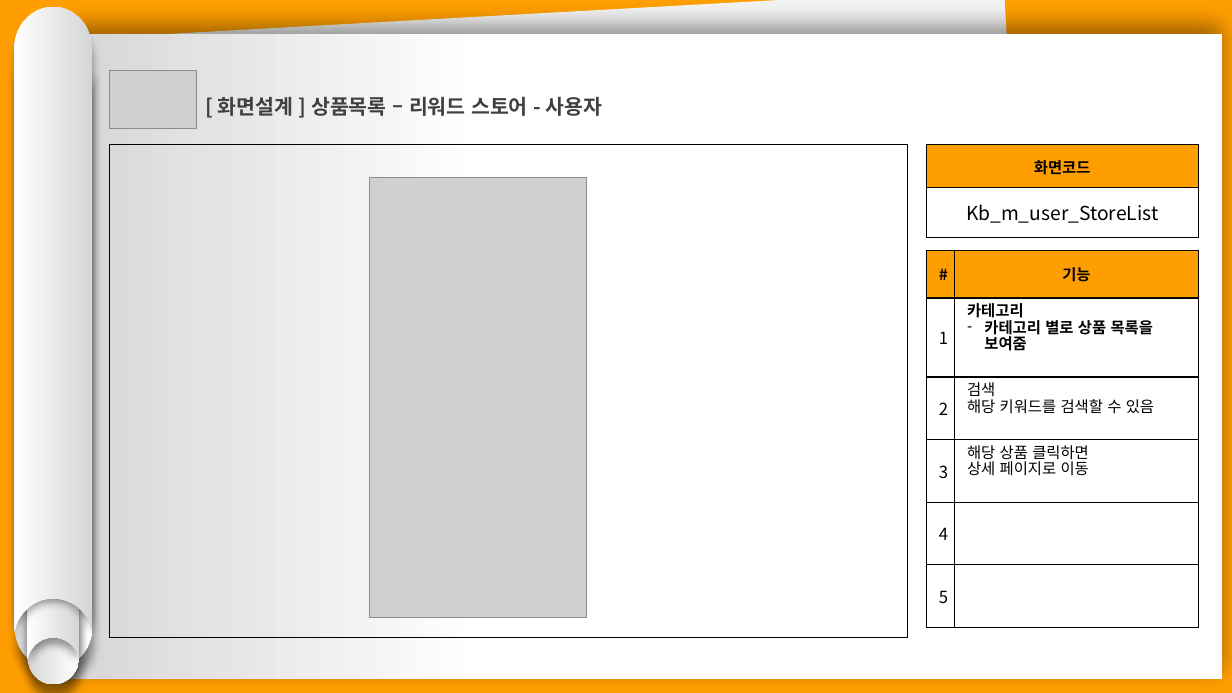
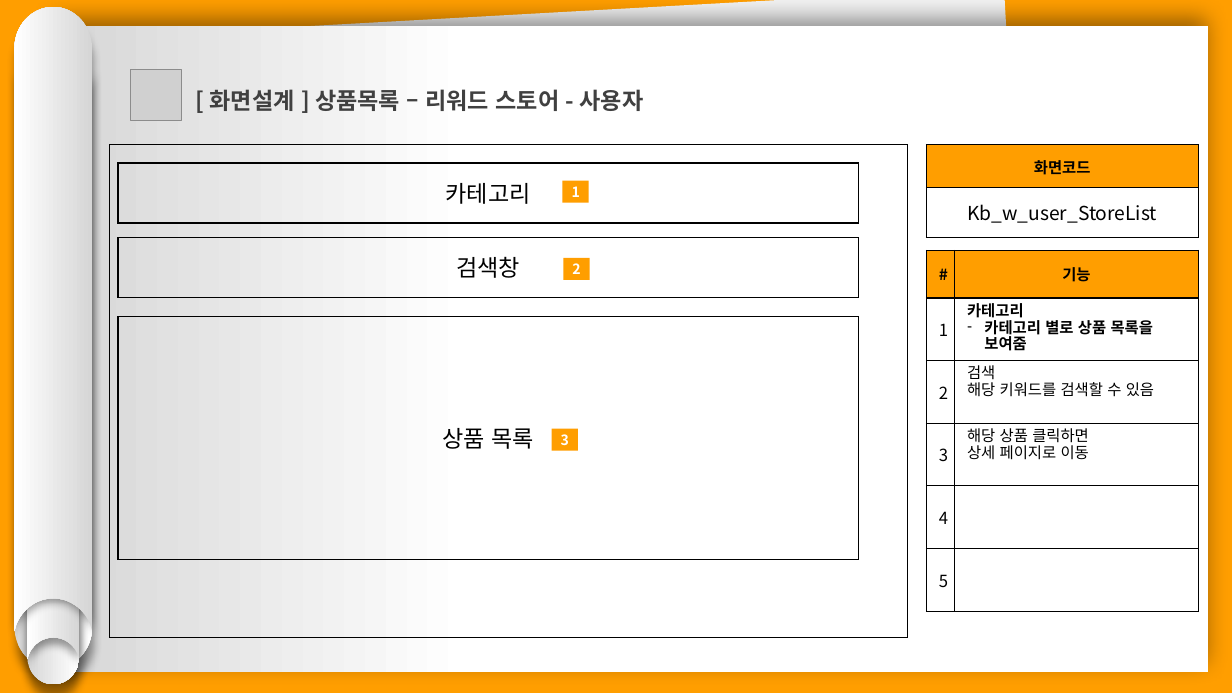
Before and after one commit to hhsw07/ezen-academy-projects, a slide deck: slide 2 of 0 발표용 파워포인트/0608 5차발표/0608 project06 - 파워포인트 - 기범.pptx (slide 13 before the commit). Drawn at 1232x693 pixels with LibreOffice and Linux fonts; fonts in the diff are those of the drawing; grey boxes stand for pictures. Boxes give left, top, right and bottom in pixels: in the first picture for what was removed or moved away, otherwise in the second. Text is boxed around its words. In the diff, an @@ line names an element or a change of style, - is before the commit and + after.

```diff
--- a/0 발표용 파워포인트/0608 5차발표/0608 project06 - 파워포인트 - 기범.pptx
+++ b/0 발표용 파워포인트/0608 5차발표/0608 project06 - 파워포인트 - 기범.pptx
@@ rectangle: place and size @@
-rectangle at [67, 33, 1223, 679]
+rectangle at [54, 27, 1209, 673]
@@ picture removed at [109, 70, 196, 128] @@
@@ picture added at [131, 69, 182, 120] @@
@@ text "[ 화면설계 ] 상품목록 – ...": place and size @@
-text "[ 화면설계 ] 상품목록 – ..." at [218, 96, 603, 116]
+text "[ 화면설계 ] 상품목록 – ..." at [210, 89, 644, 111]
@@ text "[ 화면설계 ] 상품목록 – ..." at [210, 89, 644, 111]: size 16 to 18 pt @@
@@ table at [927, 145, 1199, 238] @@
-row 2, column 1: Kb_m_user_StoreList
+row 2, column 1: Kb_w_user_StoreList
@@ rectangle added at [118, 164, 859, 224], outline #000000 1 pt, 18 pt, text #000000 @@
+카테고리
@@ picture removed at [370, 178, 587, 618] @@
@@ rectangle added at [563, 180, 589, 202], fill #FF9E00, 11 pt, text #FFFFFF, bold @@
+1
@@ rectangle added at [118, 238, 859, 299], outline #000000 1 pt, 18 pt, text #000000 @@
+검색창
@@ rectangle added at [564, 258, 590, 280], fill #FF9E00, 11 pt, text #FFFFFF, bold @@
+2
@@ table: place and size @@
-table at [927, 250, 1199, 628]
+table at [927, 250, 1199, 611]
@@ rectangle added at [118, 317, 859, 560], outline #000000 1 pt, 18 pt, text #000000 @@
+상품 목록
@@ rectangle added at [552, 429, 578, 451], fill #FF9E00, 11 pt, text #FFFFFF, bold @@
+3
```
Also in this commit, not shown: 12 other slides changed, 3 slides removed.
